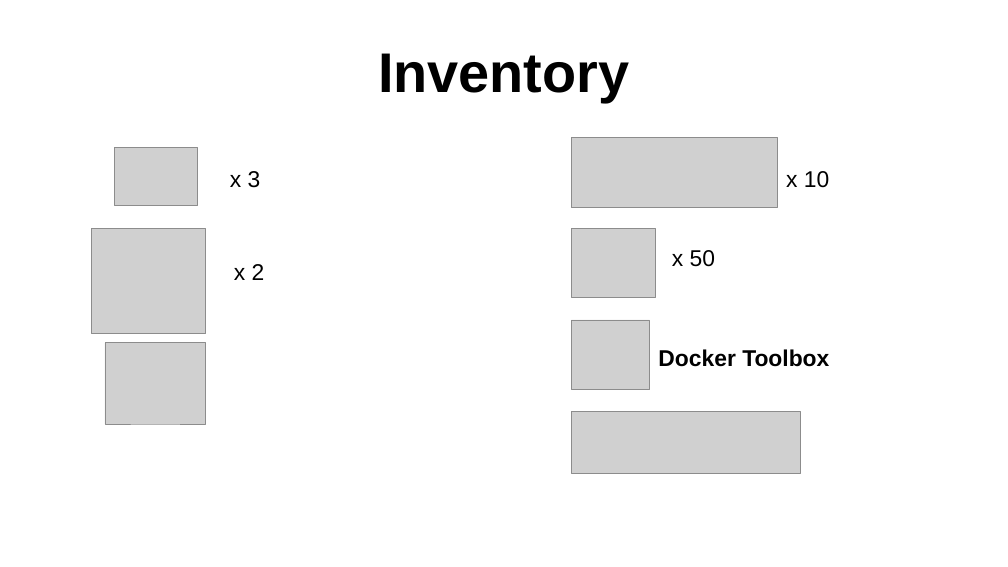
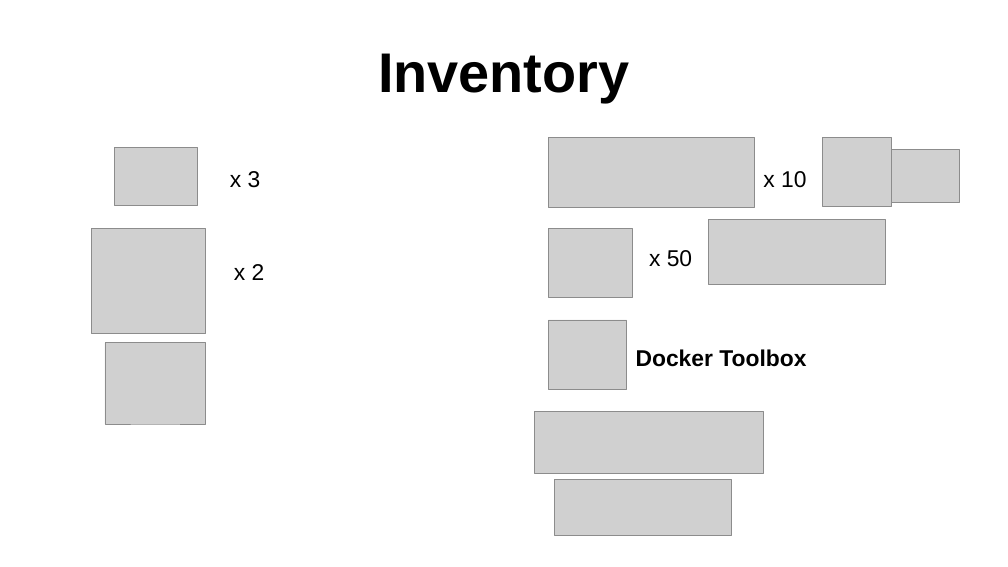
Before and after one commit to sergueik/springboot_study, a slide deck: slide 1 of basic-influxdb/environment.odp. Drawn at 1008x567 pixels with LibreOffice and Linux fonts; fonts in the diff are those of the drawing; grey boxes stand for pictures. Boxes give left, top, right and bottom in pixels: in the first picture for what was removed or moved away, otherwise in the second. Text is boxed around its words. In the diff, an @@ line names an element or a change of style, - is before the commit and + after.

```diff
--- a/basic-influxdb/environment.odp
+++ b/basic-influxdb/environment.odp
@@ picture added at (823,137,892,207) @@
@@ picture added at (892,149,960,203) @@
@@ text "x 10": place and size @@
-text "x 10" at (786,171,829,188)
+text "x 10" at (763,171,806,188)
@@ picture added at (709,220,885,284) @@
@@ 3 pictures, 1 text: place and size @@
-3 pictures, 1 text at (572,137,777,390)
+3 pictures, 1 text at (549,137,755,390)
@@ text "Docker Toolbox": place and size @@
-text "Docker Toolbox" at (658,349,829,367)
+text "Docker Toolbox" at (636,349,806,367)
@@ picture: place and size @@
-picture at (572,412,800,474)
+picture at (535,412,764,474)
@@ picture added at (554,480,732,535) @@
```
Also in this commit, not shown: 1 other slide changed, 1 other file.
